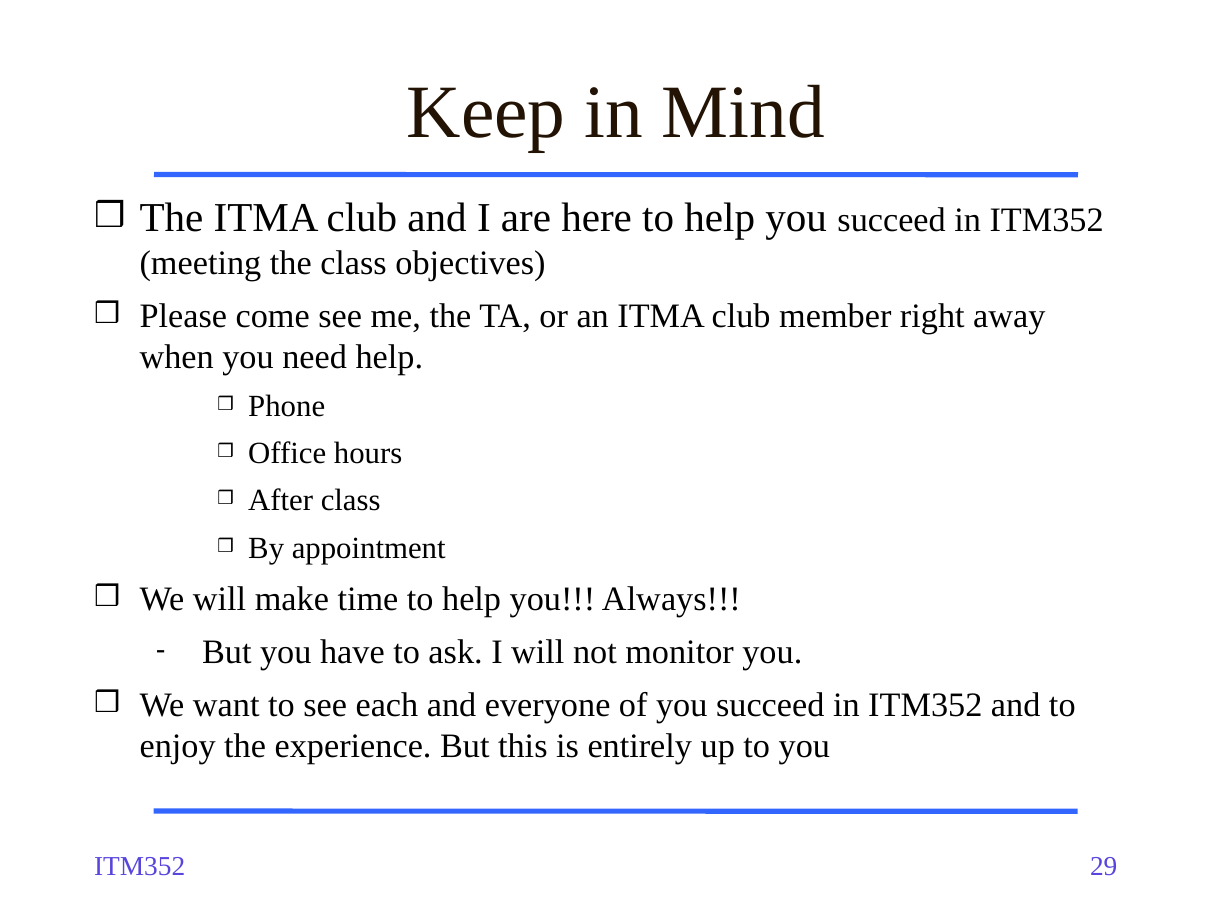
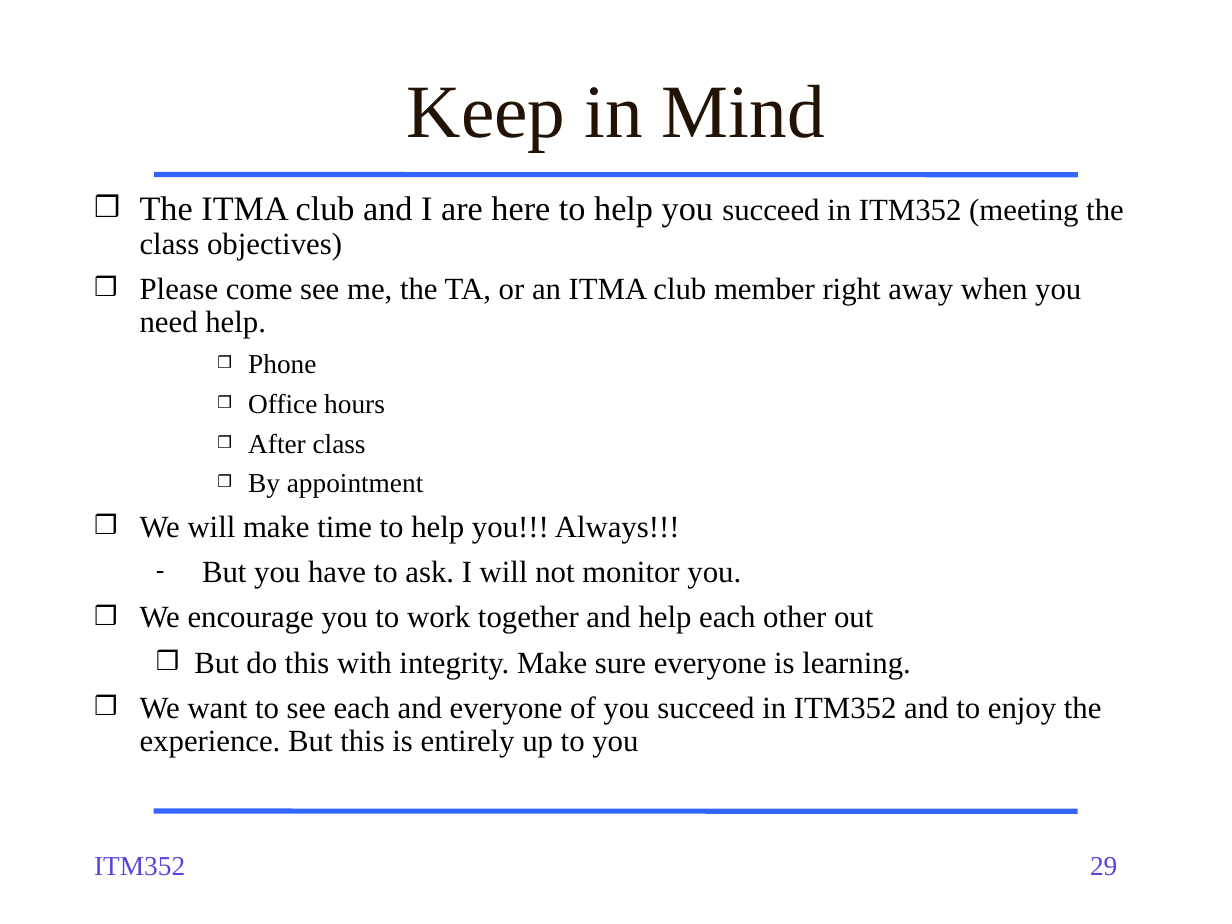
Before and after one commit to dport96/ITM352, a slide deck: slide 29 of morea/010.introduction/ITM352_01_intro.pptx. Drawn at 1232x924 pixels with LibreOffice and Linux fonts; fonts in the diff are those of the drawing. Boxes give left, top, right and bottom in pixels: in the first picture for what was removed or moved away, otherwise in the second. Text is boxed around its words. In the diff, an @@ line names an element or a change of style, - is before the commit and + after.

```diff
--- a/morea/010.introduction/ITM352_01_intro.pptx
+++ b/morea/010.introduction/ITM352_01_intro.pptx
@@ text at [140,196,1124,757]: size 24 to 20 pt in "The ITMA club and I are here ..."; size 20 to 18 pt in "succeed in ITM352 (meeting the class objectives)", "Please come see me, the TA, or ...", "We will make time to help you!!! ...", "But you have to ask. I will ..." and 1 more places; size 18 to 16 pt in "Phone", "Office hours", "After class", "By appointment"; line spacing 1 to 0.9 @@
@@ text at [140,605,911,679]: paragraphs added @@
+❒ We encourage you to work together and help each other out
+  ❒ But do this with integrity. Make sure everyone is learning.
```
Also in this commit, not shown: 11 other slides changed, 1 slide added, 1 slide removed.
